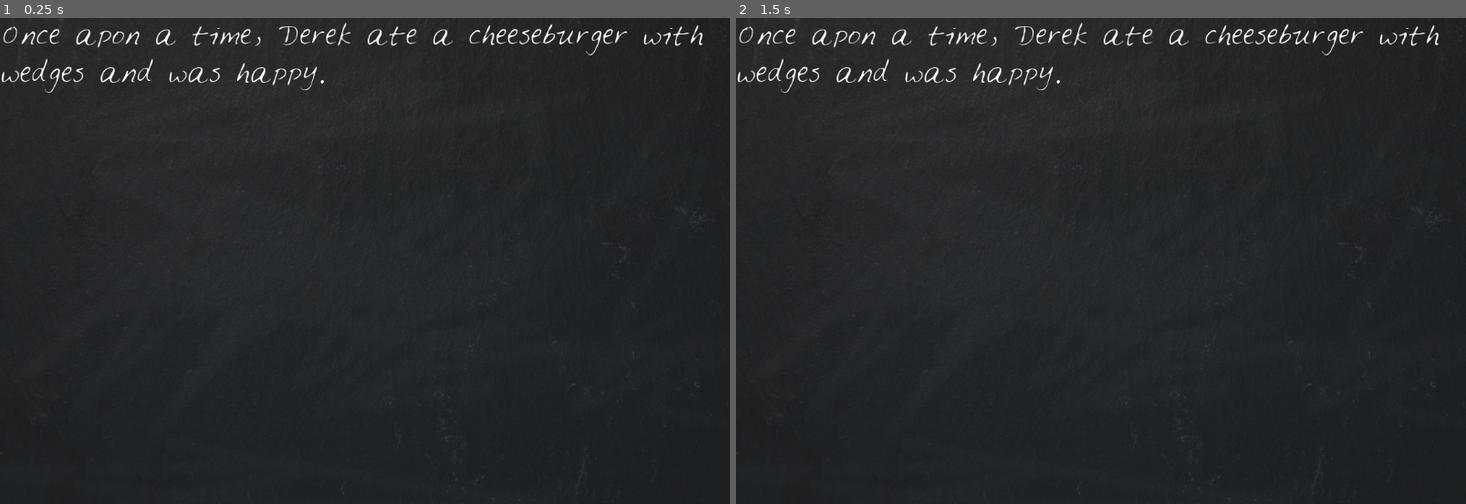
Above: before the commit, frames 1-2 (left to right).
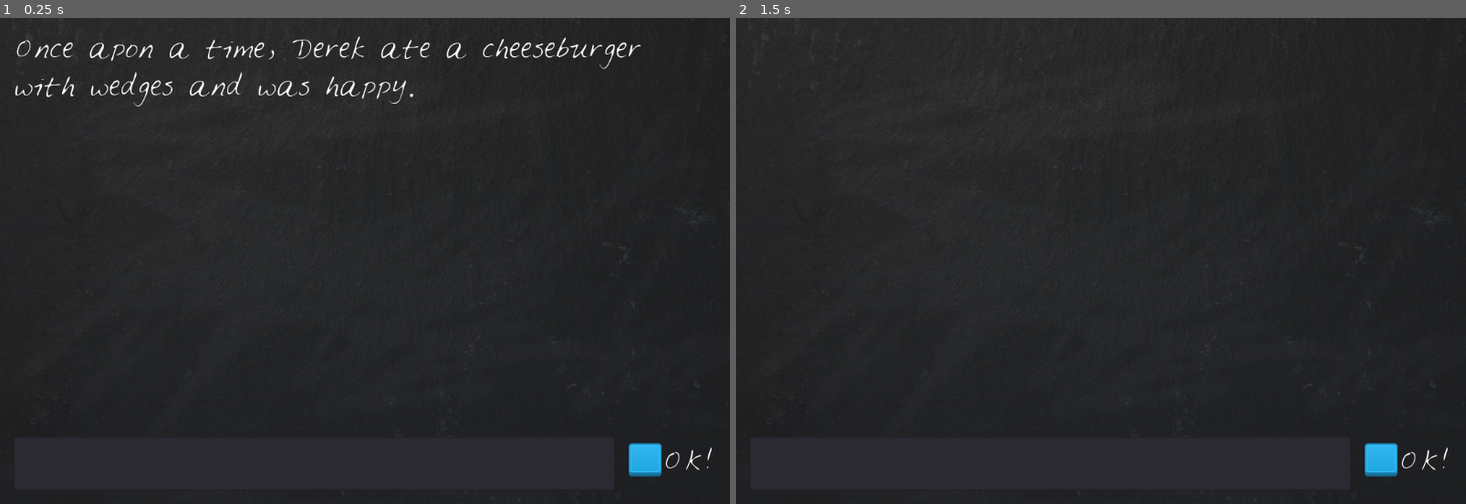
Above: after the commit, the same moments.

Repository: kalakian/DiscoveringGodot_old
Game: Godot game, scene res://LoonyLips.tscn
Two runs of this game, one before a commit and one after it. Both use one fixed random seed, a clock stepped at 60 frames per second and the inputs below.
Inputs (mouse positions are in pixels of both pictures, inside the frame that each line leads up to):
- Up to frame 1 (0.25 s): no input
- Up to frame 2 (1.5 s): click (1378, 460) at 0.5 s, where only the run after the commit has a clickable "OK!"; click (1378, 460) at 1.25 s, where only the run after the commit has a clickable "OK!"

The runs differ from the first frame. In frame 1, 2.8% of the frame differs, in the area x 0-98%, y 0-95%; in frame 2, 1.6%.

Commit message:
2_Loony_Lips: Input Text
- User can now input text to replace the story text

Diff:
--- a/2_Loony_Lips/LoonyLips.gd
+++ b/2_Loony_Lips/LoonyLips.gd
@@ -3,4 +3,13 @@
 func _ready():
 	var prompt = ["Derek", "cheeseburger", "wedges", "happy"]
 	var story = "Once apon a time, %s ate a %s with %s and was %s."
-	$Blackboard/StoryText.bbcode_text = story % prompt
+	$Blackboard/StoryText.text = story % prompt
+	$Blackboard/TextBox.clear()
+
+func _on_OKButton_pressed():
+	var new_text = $Blackboard/TextBox.text
+	_on_TextBox_text_entered(new_text)
+
+func _on_TextBox_text_entered(new_text):
+	$Blackboard/StoryText.text = new_text
+	$Blackboard/TextBox.clear()
--- a/2_Loony_Lips/LoonyLips.tscn
+++ b/2_Loony_Lips/LoonyLips.tscn
@@ -1,8 +1,10 @@
-[gd_scene load_steps=5 format=2]
+[gd_scene load_steps=7 format=2]
 
 [ext_resource path="res://LoonyLips.gd" type="Script" id=1]
 [ext_resource path="res://gfx/blackboard.jpg" type="Texture" id=2]
 [ext_resource path="res://gfx/Feltpen.ttf" type="DynamicFontData" id=3]
+[ext_resource path="res://gfx/blue_button11.png" type="Texture" id=4]
+[ext_resource path="res://gfx/blue_button12.png" type="Texture" id=5]
 
 [sub_resource type="DynamicFont" id=1]
 
@@ -39,8 +41,10 @@
 anchor_top = 0.0
 anchor_right = 0.0
 anchor_bottom = 0.0
-margin_right = 1080.0
-margin_bottom = 610.0
+margin_left = 20.0
+margin_top = 20.0
+margin_right = 1060.0
+margin_bottom = 600.0
 rect_pivot_offset = Vector2( 0, 0 )
 rect_clip_content = true
 mouse_filter = 0
@@ -49,14 +53,99 @@
 size_flags_vertical = 1
 custom_fonts/normal_font = SubResource( 1 )
 bbcode_enabled = true
+bbcode_text = "Story text"
+visible_characters = -1
+percent_visible = 1.0
+meta_underlined = true
+tab_size = 4
+text = "Story text"
+scroll_active = true
+scroll_following = false
+selection_enabled = false
+override_selected_font_color = false
+_sections_unfolded = [ "BBCode", "custom_fonts" ]
+
+[node name="TextBox" type="LineEdit" parent="Blackboard" index="1"]
+
+anchor_left = 0.0
+anchor_top = 0.0
+anchor_right = 0.0
+anchor_bottom = 0.0
+margin_left = 20.0
+margin_top = 620.0
+margin_right = 910.0
+margin_bottom = 700.0
+rect_pivot_offset = Vector2( 0, 0 )
+rect_clip_content = false
+focus_mode = 2
+mouse_filter = 0
+mouse_default_cursor_shape = 1
+size_flags_horizontal = 1
+size_flags_vertical = 1
+custom_fonts/font = SubResource( 1 )
+text = "Text box"
+focus_mode = 2
+context_menu_enabled = true
+placeholder_alpha = 0.6
+caret_blink = false
+caret_blink_speed = 0.65
+caret_position = 0
+_sections_unfolded = [ "custom_fonts" ]
+
+[node name="OKButton" type="TextureButton" parent="Blackboard" index="2"]
+
+anchor_left = 0.0
+anchor_top = 0.0
+anchor_right = 0.0
+anchor_bottom = 0.0
+margin_left = 930.0
+margin_top = 630.0
+margin_right = 979.0
+margin_bottom = 679.0
+rect_pivot_offset = Vector2( 0, 0 )
+rect_clip_content = false
+focus_mode = 2
+mouse_filter = 0
+mouse_default_cursor_shape = 0
+size_flags_horizontal = 1
+size_flags_vertical = 1
+toggle_mode = false
+enabled_focus_mode = 2
+shortcut = null
+group = null
+texture_normal = ExtResource( 4 )
+texture_pressed = ExtResource( 5 )
+_sections_unfolded = [ "Textures" ]
+
+[node name="ButtonLabel" type="RichTextLabel" parent="Blackboard/OKButton" index="0"]
+
+anchor_left = 0.0
+anchor_top = 0.0
+anchor_right = 0.0
+anchor_bottom = 0.0
+margin_left = 50.0
+margin_right = 150.0
+margin_bottom = 60.0
+rect_pivot_offset = Vector2( 0, 0 )
+rect_clip_content = true
+mouse_filter = 2
+mouse_default_cursor_shape = 0
+size_flags_horizontal = 1
+size_flags_vertical = 1
+custom_fonts/normal_font = SubResource( 1 )
+bbcode_enabled = false
 bbcode_text = ""
 visible_characters = -1
 percent_visible = 1.0
 meta_underlined = true
 tab_size = 4
-text = ""
+text = "OK!"
 scroll_active = true
 scroll_following = false
 selection_enabled = false
 override_selected_font_color = false
-_sections_unfolded = [ "BBCode", "custom_fonts" ]
+_sections_unfolded = [ "Mouse" ]
+
+[connection signal="text_entered" from="Blackboard/TextBox" to="." method="_on_TextBox_text_entered"]
+
+[connection signal="pressed" from="Blackboard/OKButton" to="." method="_on_OKButton_pressed"]
